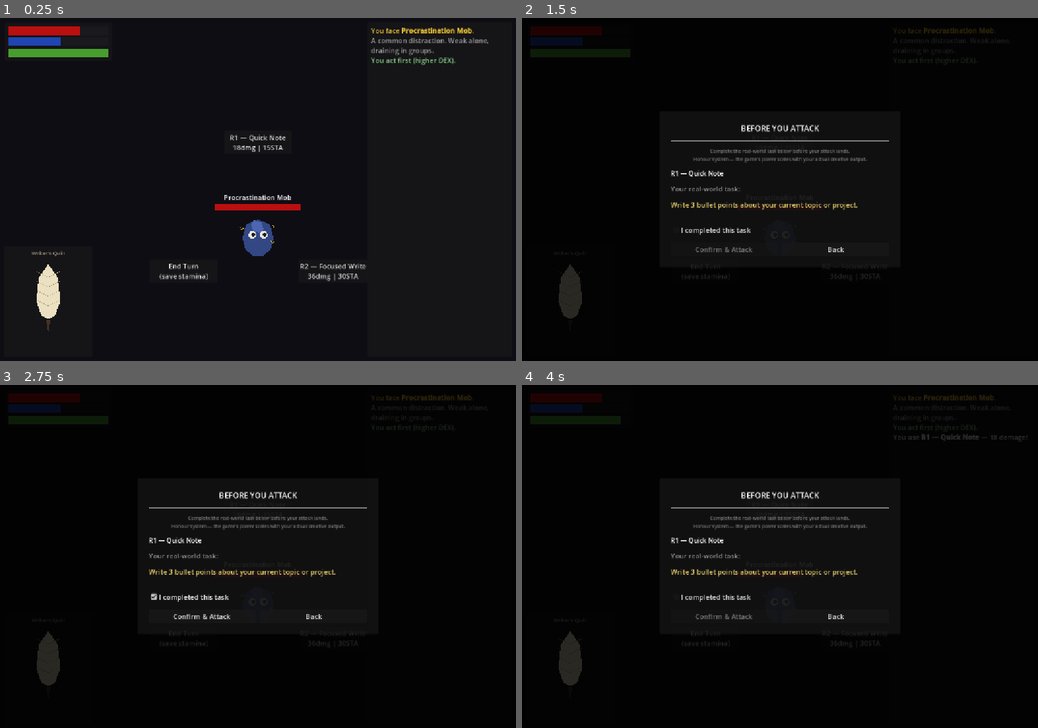
Above: before the commit, frames 1-4 (two rows, left to right).
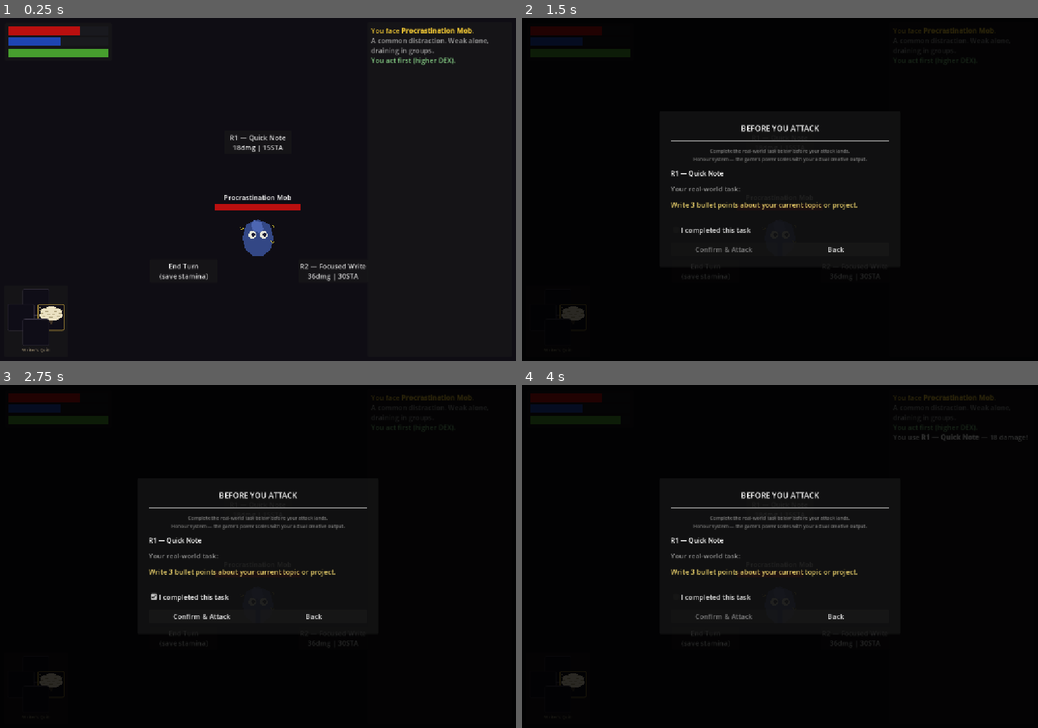
Above: after the commit, the same moments.

Repository: WRCIECH/online-ring
Game: Godot game, scene res://scenes/combat/combat.tscn
Same seed, same stepped clock (60 frames per second), same inputs: the game is played once before the commit and once after it. This scene is started directly instead of the project's main scene.
Inputs:
- Up to frame 1 (0.25 s): no input
- Up to frame 2 (1.5 s): click "R1 — Quick Note 18dmg | 15STA" at 0.5 s; click "R2 — Focused Write 36dmg | 30…" at 1.25 s
- Up to frame 3 (2.75 s): click "I completed this task" at 2 s
- Up to frame 4 (4 s): click "Confirm & Attack" at 2.75 s; click "R1 — Quick Note 18dmg | 15STA" at 3.5 s

The runs differ from the first frame. In frame 1, 0.7% of the frame differs, in the area x 1-13%, y 67-98%; in frame 2, 0.5%; in frame 3, 0.5%; in frame 4, 0.5%.

Commit message:
Replace weapon panel with Elden Ring-style 4-slot equipment cross
Layout (bottom-left, 158×176px panel):
        [Spell  ▲]         ← empty, dim border
  [Left ◄]  [► Weapon]    ← left empty; right = active (gold border) + WeaponDisplay
        [▼  Estus ]        ← empty, dim border

Slot size: 62×62, gap: 8px, arranged in a diamond/cross pattern.
Active slot (weapon, right): 2px gold border, contains WeaponDisplay.
Empty slots: 1px dim grey border, dark background — ready for spells,
left-hand weapon/shield, and consumables in future phases.
Tiny weapon name label (10px) below the cross.

_equipment_slot() helper returns Panel for optional child injection.

Co-Authored-By: Claude Sonnet 4.6 <noreply@anthropic.com>

Diff:
--- a/scripts/combat/combat_scene.gd
+++ b/scripts/combat/combat_scene.gd
@@ -567,7 +567,7 @@
 
 	_build_player_stats()
 	_build_ring()         # enemy info lives inside the ring
-	_build_weapon_panel() # bottom-left
+	_build_equipment_slots() # bottom-left
 	_build_log()          # right side
 	_build_task_popup()
 
@@ -663,30 +663,75 @@
 
 # ── Weapon panel — bottom left ────────────────────────────────────────────────
 
-func _build_weapon_panel() -> void:
-	var panel := PanelContainer.new()
-	panel.set_anchors_and_offsets_preset(Control.PRESET_BOTTOM_LEFT)
-	panel.offset_left   = 10
-	panel.offset_top    = -268
-	panel.offset_right  = 215
-	panel.offset_bottom = -10
-	add_child(panel)
-
-	var m := _margin_container(panel, 8)
-	var vbox := VBoxContainer.new()
-	vbox.add_theme_constant_override("separation", 4)
-	m.add_child(vbox)
-
+func _build_equipment_slots() -> void:
+	# Four slots in an Elden Ring-style cross:
+	#        [Spell ▲]
+	#  [Left ◄]  [► Weapon]
+	#        [▼ Estus]
+	const SZ  := 62.0   # slot size (px)
+	const GAP :=  8.0   # gap between slots
+	const PAD :=  8.0   # panel inner padding
+
+	# Panel: (2*PAD + 2*SZ + GAP) wide, (2*PAD + 2*SZ + GAP + 18) tall
+	var outer := PanelContainer.new()
+	outer.set_anchors_and_offsets_preset(Control.PRESET_BOTTOM_LEFT)
+	outer.offset_left   = 10
+	outer.offset_right  = 10 + int(2*PAD + 2*SZ + GAP)     # = 158
+	outer.offset_bottom = -10
+	outer.offset_top    = -10 - int(2*PAD + 2*SZ + GAP + 18) # = -176
+	add_child(outer)
+
+	var m := _margin_container(outer, int(PAD))
+
+	# Free-positioned root; children use explicit position+size
+	var root := Control.new()
+	root.custom_minimum_size = Vector2(2*SZ + GAP, 2*SZ + GAP + 18)
+	root.mouse_filter = Control.MOUSE_FILTER_IGNORE
+	m.add_child(root)
+
+	var half: float = (SZ + GAP) / 2.0   # = 35
+
+	# Spell slot (top) — empty
+	_equipment_slot(root, Vector2(half, 0), SZ, false)
+
+	# Left-hand slot — empty
+	_equipment_slot(root, Vector2(0, half), SZ, false)
+
+	# Weapon slot (right) — active, contains WeaponDisplay
+	var wslot := _equipment_slot(root, Vector2(SZ + GAP, half), SZ, true)
+	_weapon_display = WeaponDisplay.new()
+	_weapon_display.set_anchors_and_offsets_preset(Control.PRESET_FULL_RECT)
+	wslot.add_child(_weapon_display)
+
+	# Consumable / Estus slot (bottom) — empty
+	_equipment_slot(root, Vector2(half, SZ + GAP), SZ, false)
+
+	# Tiny weapon name below the cross
 	_weapon_name_lbl = Label.new()
 	_weapon_name_lbl.horizontal_alignment = HORIZONTAL_ALIGNMENT_CENTER
-	_weapon_name_lbl.add_theme_font_size_override("font_size", 12)
-	_weapon_name_lbl.add_theme_color_override("font_color", Color(0.70, 0.65, 0.55))
-	vbox.add_child(_weapon_name_lbl)
-
-	_weapon_display = WeaponDisplay.new()
-	_weapon_display.size_flags_vertical   = Control.SIZE_EXPAND_FILL
-	_weapon_display.size_flags_horizontal = Control.SIZE_EXPAND_FILL
-	vbox.add_child(_weapon_display)
+	_weapon_name_lbl.add_theme_font_size_override("font_size", 10)
+	_weapon_name_lbl.add_theme_color_override("font_color", Color(0.55, 0.50, 0.40))
+	_weapon_name_lbl.position = Vector2(0, 2*SZ + GAP + 3)
+	_weapon_name_lbl.size     = Vector2(2*SZ + GAP, 14)
+	root.add_child(_weapon_name_lbl)
+
+func _equipment_slot(parent: Control, pos: Vector2, sz: float, active: bool) -> Panel:
+	var slot := Panel.new()
+	slot.position = pos
+	slot.size     = Vector2(sz, sz)
+
+	var sbox := StyleBoxFlat.new()
+	sbox.bg_color = Color(0.06, 0.05, 0.09)
+	sbox.set_corner_radius_all(3)
+	if active:
+		sbox.set_border_width_all(2)
+		sbox.border_color = Color(0.68, 0.56, 0.22)   # gold
+	else:
+		sbox.set_border_width_all(1)
+		sbox.border_color = Color(0.22, 0.20, 0.26)   # dim
+	slot.add_theme_stylebox_override("panel", sbox)
+	parent.add_child(slot)
+	return slot
 
 # ── Battle log — right strip ──────────────────────────────────────────────────
 
